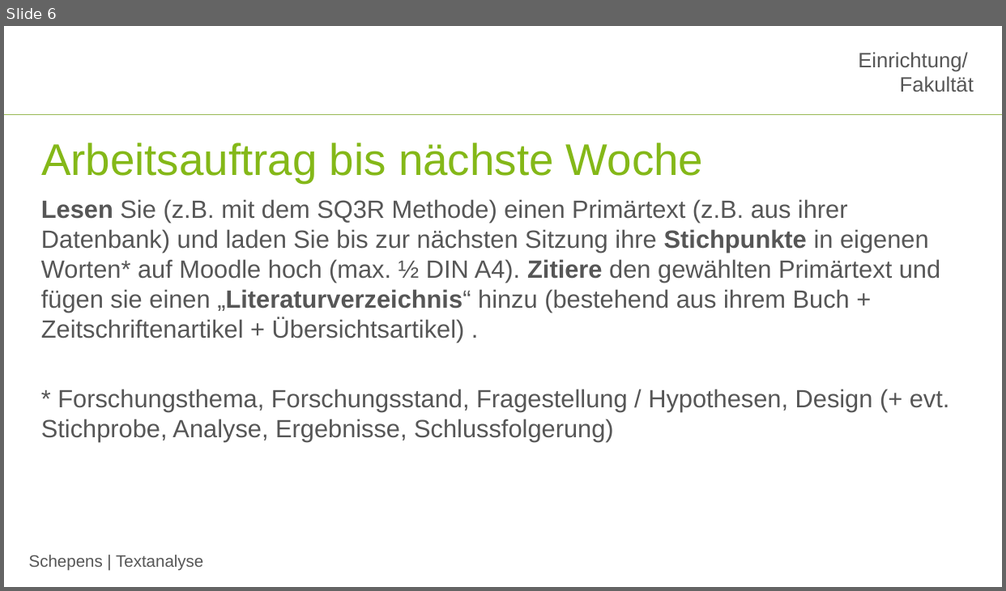
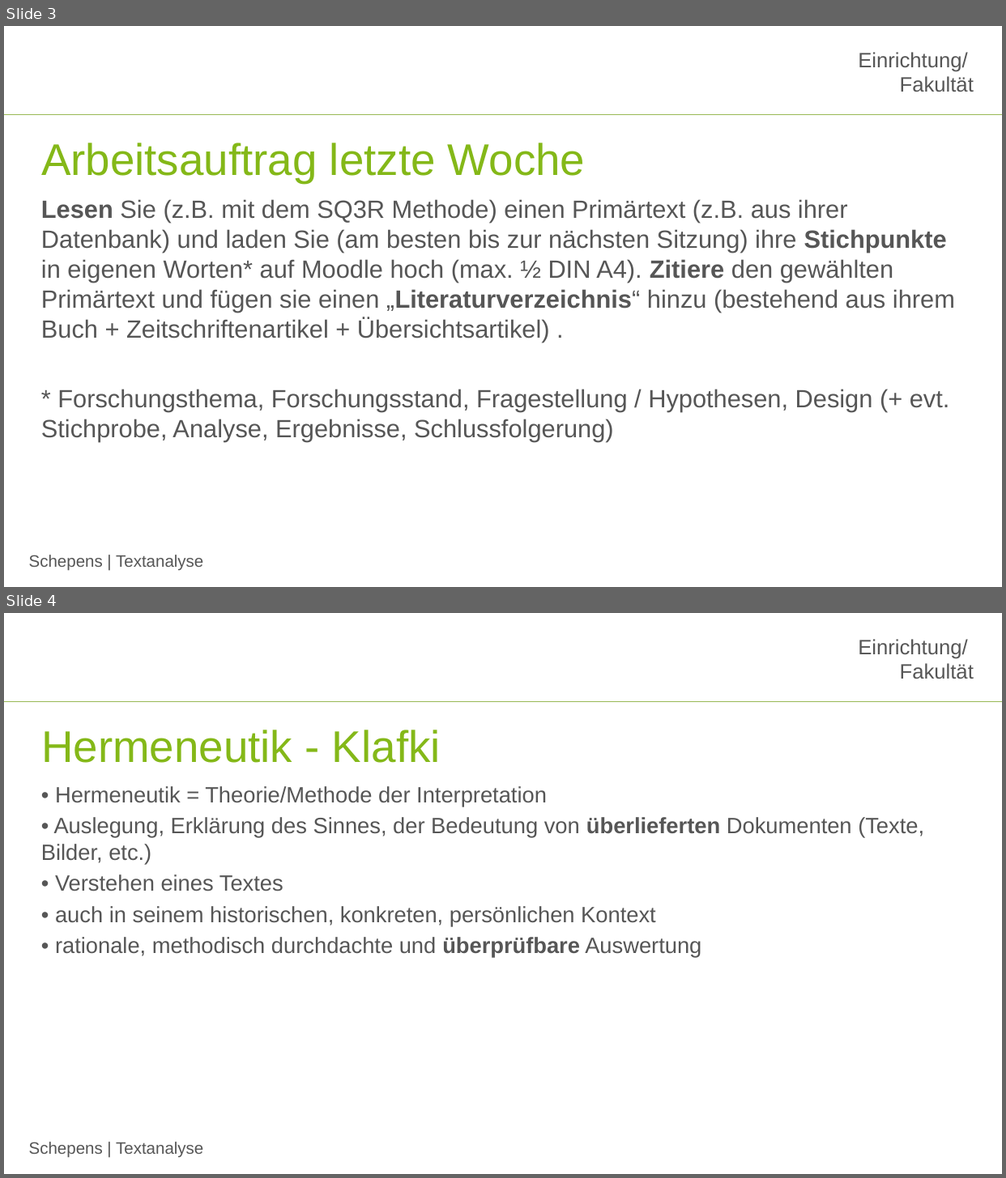
Before and after one commit to jobschepens/Textanalyse, a slide deck: folien/week5.pptx. Shown one above the other, each under a label of ours: slide 6 before the commit, slides 3 and 4 after it. The pictures are 1006x591 and 1006x1178 pixels, drawn with LibreOffice and Linux fonts; fonts in the diff are those of the drawing; background and template pictures are left out. Boxes give left, top, right and bottom in pixels: in the first picture for what was removed or moved away, otherwise in the second. Text is boxed around its words. In the diff, an @@ line names an element or a change of style, - is before the commit and + after.

```diff
--- a/folien/week5.pptx
+++ b/folien/week5.pptx
@@ slide 4 added at [4, 613, 1002, 1174], background #FFFFFF; not listed: 3 template elements that a slide beside it also shows @@
@@ title added at [41, 730, 441, 763], 32 pt, text #84B818 @@
+Hermeneutik - Klafki
@@ text added at [41, 786, 924, 958], 16 pt, text #565656 @@
+• Hermeneutik = Theorie/Methode der Interpretation
+• Auslegung, Erklärung des Sinnes, der Bedeutung von überlieferten Dokumenten (Texte, Bilder, etc.)
+• Verstehen eines Textes
+• auch in seinem historischen, konkreten, persönlichen Kontext
+• rationale, methodisch durchdachte und überprüfbare Auswertung
@@ what was slide 6 is now slide 3 @@
@@ slide 3 changed as well @@
@@ title at [41, 143, 585, 183]: text changed @@
-Arbeitsauftrag bis nächste Woche
+Arbeitsauftrag letzte Woche
@@ text at [41, 199, 955, 343]: text changed @@
-Lesen Sie (z.B. mit dem SQ3R Methode) einen Primärtext (z.B. aus ihrer Datenbank) und laden Sie bis zur nächsten Sitzung ihre Stichpunkte in eigenen Worten* auf Moodle hoch (max. ½ DIN A4). Zitiere den gewählten Primärtext und fügen sie einen „Literaturverzeichnis“ hinzu (bestehend aus ihrem Buch + Zeitschriftenartikel + Übersichtsartikel) .
+Lesen Sie (z.B. mit dem SQ3R Methode) einen Primärtext (z.B. aus ihrer Datenbank) und laden Sie (am besten bis zur nächsten Sitzung) ihre Stichpunkte in eigenen Worten* auf Moodle hoch (max. ½ DIN A4). Zitiere den gewählten Primärtext und fügen sie einen „Literaturverzeichnis“ hinzu (bestehend aus ihrem Buch + Zeitschriftenartikel + Übersichtsartikel) .
```
Also in this commit, not shown: 3 other slides changed, 19 other slides added, 11 slides removed, 1 other file.
